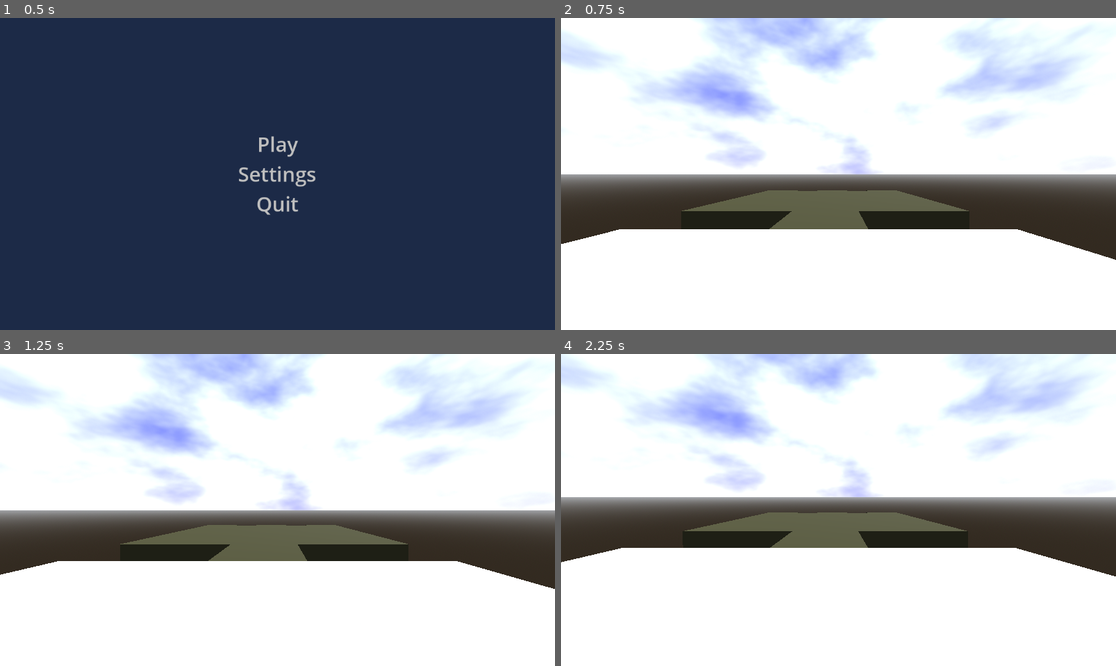
Above: before the commit, frames 1-4 (two rows, left to right).
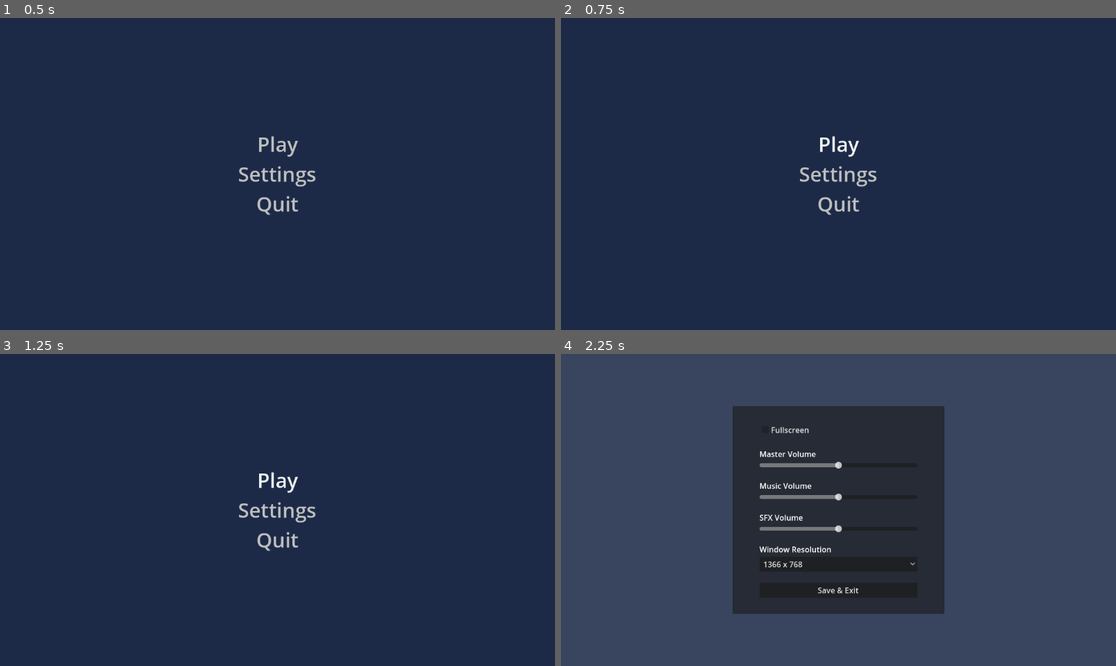
Above: after the commit, the same moments.

Repository: fayotic/the-eye-game-jam
Game: Godot game, scene res://scenes/title.tscn
Two runs of this game, one before a commit and one after it. Both use one fixed random seed, a clock stepped at 60 frames per second and the inputs below.
Inputs (mouse positions are in pixels of both pictures, inside the frame that each line leads up to):
- Up to frame 1 (0.5 s): no input
- Up to frame 2 (0.75 s): click "Play" at 0.5 s
- Up to frame 3 (1.25 s): no input
- Up to frame 4 (2.25 s): click (838, 478) at 1.25 s, where only the run after the commit has a clickable "Play"; click (838, 510) at 2 s, where only the run after the commit has a clickable "Settings"

Frame 1 is identical in both runs. In frame 2, 100% of the frame differs, in the area x 0-100%, y 0-100%; in frame 3, 100%; in frame 4, 100%.

Commit message:
Added transition for main title, added level 0 with a basic trigger, and started on building the boss AI

Diff:
--- /dev/null
+++ b/components/boss/boss.gd
@@ -0,0 +1,11 @@
+extends Node3D
+
+var speed = 2
+var target_position: Vector3
+var player_node: CharacterBody3D
+
+func _ready():
+	pass
+
+func _physics_process(delta: float) -> void:
+	pass
--- /dev/null
+++ b/components/boss/boss.tscn
@@ -0,0 +1,20 @@
+[gd_scene load_steps=4 format=3 uid="uid://cstg4muhu16im"]
+
+[ext_resource type="Script" uid="uid://bkfgrfapa4ta2" path="res://components/boss/boss.gd" id="1_51ogb"]
+
+[sub_resource type="PrismMesh" id="PrismMesh_0qc7v"]
+
+[sub_resource type="ConvexPolygonShape3D" id="ConvexPolygonShape3D_m206j"]
+points = PackedVector3Array(-0.5, -0.5, -0.5, 0.014651676, 0.47069666, 0.47069666, 0.073521286, 0.35295743, 0.47060993, -0.5, -0.5, 0.5, 0.5, -0.5, -0.5, -0.014651676, 0.47069666, -0.47069666, 0.5, -0.5, 0.5, -0.014651676, 0.47069666, 0.47069666, 0.014651676, 0.47069666, -0.47069666)
+
+[node name="Boss" type="Node3D"]
+script = ExtResource("1_51ogb")
+
+[node name="CharacterBody3D" type="CharacterBody3D" parent="."]
+collision_mask = 3
+
+[node name="MeshInstance3D" type="MeshInstance3D" parent="CharacterBody3D"]
+mesh = SubResource("PrismMesh_0qc7v")
+
+[node name="CollisionShape3D2" type="CollisionShape3D" parent="CharacterBody3D"]
+shape = SubResource("ConvexPolygonShape3D_m206j")
--- a/components/player/player.gd
+++ b/components/player/player.gd
@@ -11,6 +11,7 @@
 
 func _ready():
 	Input.set_mouse_mode(Input.MOUSE_MODE_CAPTURED)
+
 
 func _unhandled_input(event):
 	if event is InputEventMouseMotion:
--- /dev/null
+++ b/components/transitions/transition_animation.gd
@@ -0,0 +1,12 @@
+extends Node2D
+
+
+@onready var animation_player = $CanvasLayer/AnimationPlayer
+
+func change_scene(scene_path: String) -> void:
+	animation_player.play("fade_out")
+	await animation_player.animation_finished
+	await get_tree().create_timer(3.0).timeout
+	get_tree().change_scene_to_file(scene_path)
+	animation_player.play("fade_in")
+	await animation_player.animation_finished
--- /dev/null
+++ b/components/transitions/transition_animation.tscn
@@ -0,0 +1,76 @@
+[gd_scene load_steps=6 format=3 uid="uid://ceq51lfn5telu"]
+
+[ext_resource type="Script" uid="uid://cedsgexlcj2wa" path="res://components/transitions/transition_animation.gd" id="1_vq517"]
+
+[sub_resource type="Animation" id="Animation_8vabw"]
+resource_name = "fade_in"
+length = 1.5
+tracks/0/type = "value"
+tracks/0/imported = false
+tracks/0/enabled = true
+tracks/0/path = NodePath("ColorRect:modulate")
+tracks/0/interp = 1
+tracks/0/loop_wrap = true
+tracks/0/keys = {
+"times": PackedFloat32Array(0, 1.4),
+"transitions": PackedFloat32Array(0.68302023, 1),
+"update": 0,
+"values": [Color(0, 0, 0, 1), Color(0, 0, 0, 0)]
+}
+
+[sub_resource type="Animation" id="Animation_vq517"]
+length = 0.001
+tracks/0/type = "value"
+tracks/0/imported = false
+tracks/0/enabled = true
+tracks/0/path = NodePath("ColorRect:modulate")
+tracks/0/interp = 1
+tracks/0/loop_wrap = true
+tracks/0/keys = {
+"times": PackedFloat32Array(0),
+"transitions": PackedFloat32Array(1),
+"update": 0,
+"values": [Color(0, 0, 0, 1)]
+}
+
+[sub_resource type="Animation" id="Animation_kcu51"]
+resource_name = "fade_out"
+length = 1.5
+tracks/0/type = "value"
+tracks/0/imported = false
+tracks/0/enabled = true
+tracks/0/path = NodePath("ColorRect:modulate")
+tracks/0/interp = 1
+tracks/0/loop_wrap = true
+tracks/0/keys = {
+"times": PackedFloat32Array(0, 1.4333333),
+"transitions": PackedFloat32Array(0.683, 1),
+"update": 0,
+"values": [Color(0, 0, 0, 0), Color(0, 0, 0, 1)]
+}
+
+[sub_resource type="AnimationLibrary" id="AnimationLibrary_yyb47"]
+_data = {
+&"RESET": SubResource("Animation_vq517"),
+&"fade_in": SubResource("Animation_8vabw"),
+&"fade_out": SubResource("Animation_kcu51")
+}
+
+[node name="TransitionAnimation" type="Node2D"]
+script = ExtResource("1_vq517")
+
+[node name="CanvasLayer" type="CanvasLayer" parent="."]
+
+[node name="ColorRect" type="ColorRect" parent="CanvasLayer"]
+modulate = Color(0, 0, 0, 1)
+anchors_preset = 15
+anchor_right = 1.0
+anchor_bottom = 1.0
+grow_horizontal = 2
+grow_vertical = 2
+color = Color(0, 0, 0, 1)
+
+[node name="AnimationPlayer" type="AnimationPlayer" parent="CanvasLayer"]
+libraries = {
+&"": SubResource("AnimationLibrary_yyb47")
+}
--- a/project.godot
+++ b/project.godot
@@ -21,6 +21,7 @@
 DataManager="*res://autoloads/data_manager.gd"
 EventBus="*res://autoloads/event_bus.gd"
 SettingsManager="*res://autoloads/settings_manager.gd"
+TransitionAnimation="*res://components/transitions/transition_animation.tscn"
 
 [input]
 
--- /dev/null
+++ b/scenes/level_0.gd
@@ -0,0 +1,10 @@
+extends Node3D
+
+@onready var trigger_area = $BasicTrigger
+const Boss = preload("res://components/boss/boss.tscn")
+
+func _on_area_3d_body_entered(body: Node3D) -> void:
+	if body is CharacterBody3D:
+		if "Player" in body.name:
+			#This will be replaced with whatever trigger we need :3
+			print("Trigger zone hit!")
--- /dev/null
+++ b/scenes/level_0.tscn
@@ -0,0 +1,51 @@
+[gd_scene load_steps=8 format=3 uid="uid://cbtc4k7ux1idu"]
+
+[ext_resource type="Script" uid="uid://bvceidjq3robi" path="res://scenes/level_0.gd" id="1_5uqbp"]
+[ext_resource type="Script" uid="uid://cqi204enu8fr1" path="res://scenes/spawner.gd" id="2_5uqbp"]
+
+[sub_resource type="ProceduralSkyMaterial" id="ProceduralSkyMaterial_7wnc2"]
+sky_horizon_color = Color(0.66224277, 0.6717428, 0.6867428, 1)
+ground_horizon_color = Color(0.66224277, 0.6717428, 0.6867428, 1)
+
+[sub_resource type="Sky" id="Sky_5uqbp"]
+sky_material = SubResource("ProceduralSkyMaterial_7wnc2")
+
+[sub_resource type="Environment" id="Environment_rerym"]
+background_mode = 2
+sky = SubResource("Sky_5uqbp")
+tonemap_mode = 2
+glow_enabled = true
+
+[sub_resource type="BoxShape3D" id="BoxShape3D_rerym"]
+
+[sub_resource type="BoxMesh" id="BoxMesh_5uqbp"]
+
+[node name="Level0" type="Node3D"]
+script = ExtResource("1_5uqbp")
+
+[node name="WorldEnvironment" type="WorldEnvironment" parent="."]
+environment = SubResource("Environment_rerym")
+
+[node name="DirectionalLight3D" type="DirectionalLight3D" parent="."]
+transform = Transform3D(-0.8660254, -0.43301278, 0.25, 0, 0.49999997, 0.86602545, -0.50000006, 0.75, -0.43301266, 0, 0, 0)
+shadow_enabled = true
+
+[node name="CSGBox3D" type="CSGBox3D" parent="."]
+transform = Transform3D(1, 0, 0, 0, 1, 0, 0, 0, 1, -1.2568436, -0.42407227, -1.514843)
+use_collision = true
+size = Vector3(13.664963, 0.15185547, 19.040031)
+
+[node name="BasicTrigger" type="Area3D" parent="."]
+transform = Transform3D(1, 0, 0, 0, 1, 0, 0, 0, 1, -0.96902514, 0.13732785, -4.511717)
+
+[node name="CollisionShape3D" type="CollisionShape3D" parent="BasicTrigger"]
+shape = SubResource("BoxShape3D_rerym")
+
+[node name="MeshInstance3D" type="MeshInstance3D" parent="BasicTrigger"]
+mesh = SubResource("BoxMesh_5uqbp")
+
+[node name="Spawner" type="Marker3D" parent="."]
+transform = Transform3D(1, 0, 0, 0, 1, 0, 0, 0, 1, -1.6902723, 0, 3.9787827)
+script = ExtResource("2_5uqbp")
+
+[connection signal="body_entered" from="BasicTrigger" to="." method="_on_area_3d_body_entered"]
--- /dev/null
+++ b/scenes/spawner.gd
@@ -0,0 +1,11 @@
+extends Marker3D
+
+const Player = preload("res://components/player/player.tscn")
+
+func _ready():
+	spawn_player()
+
+func spawn_player():
+	var player_instance = Player.instantiate()
+	player_instance.position = global_position
+	add_child(player_instance)
--- a/scenes/title.gd
+++ b/scenes/title.gd
@@ -4,10 +4,11 @@
 @export var settings_button: BaseButton
 @export var quit_button: BaseButton
 
+
 func _ready() -> void:
 
 	if play_button:
-		play_button.pressed.connect(func(): get_tree().change_scene_to_file("res://scenes/world.tscn"))
+		play_button.pressed.connect(func(): _on_button_pressed())
 	else:
 		push_warning("Missing play button in export!")
 	if settings_button:
@@ -21,11 +22,14 @@
 
 	EventBus.menu_closed.connect(func(): $CanvasLayer/VBoxContainer.visible = true) #temporary
 
+#When the Play Button is pressed, it goes to Level_0 scene (where the game starts)
+func _on_button_pressed():
+	TransitionAnimation.change_scene("res://scenes/level_0.tscn")
+
 
 func _call_settings() -> void:
 	SettingsManager.display_settings_overlay(self)
 	$CanvasLayer/VBoxContainer.visible = false
 
-
 func _quit_game() -> void:
 	SettingsManager.close_game()
Not shown, added: components/boss/boss.gd.uid
Not shown, added: components/transitions/transition_animation.gd.uid
Not shown, added: scenes/level_0.gd.uid
Not shown, added: scenes/spawner.gd.uid
